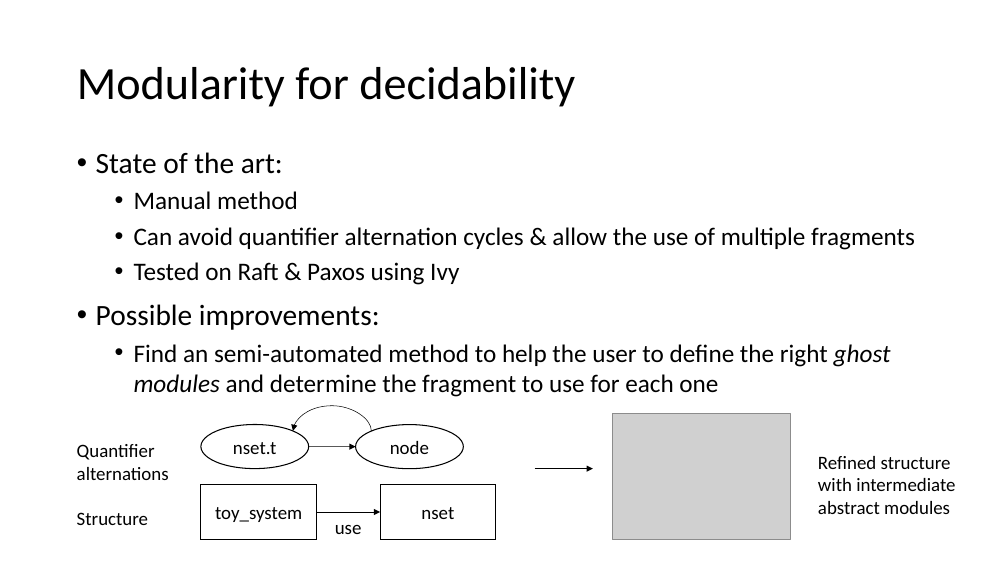
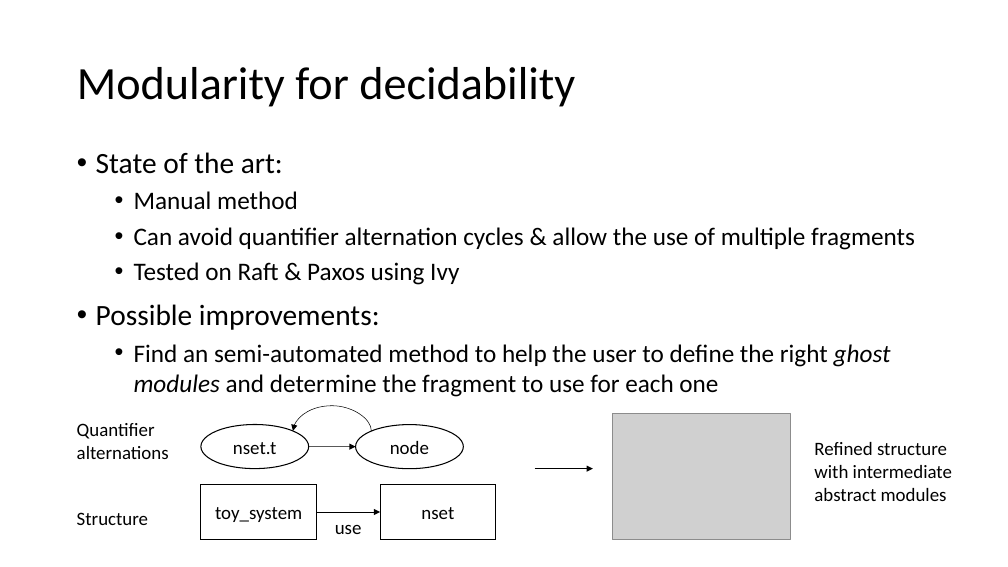
Before and after one commit to tjhance/ivy-research, a slide deck: slide 4 of research.pptx. Drawn at 1008x567 pixels with LibreOffice and Linux fonts; fonts in the diff are those of the drawing; grey boxes stand for pictures. Boxes give left, top, right and bottom in pixels: in the first picture for what was removed or moved away, otherwise in the second. Text is boxed around its words. In the diff, an @@ line names an element or a change of style, - is before the commit and + after.

```diff
--- a/research.pptx
+++ b/research.pptx
@@ text "Quantifier alternations": place and size @@
-text "Quantifier alternations" at box(77, 444, 169, 480)
+text "Quantifier alternations" at box(77, 423, 169, 459)
@@ text "Refined structure with intermediate abstract ...": place and size @@
-text "Refined structure with intermediate abstract ..." at box(818, 456, 955, 514)
+text "Refined structure with intermediate abstract ..." at box(814, 442, 952, 501)
```
Also in this commit, not shown: 1 other slide changed, 1 other file.
